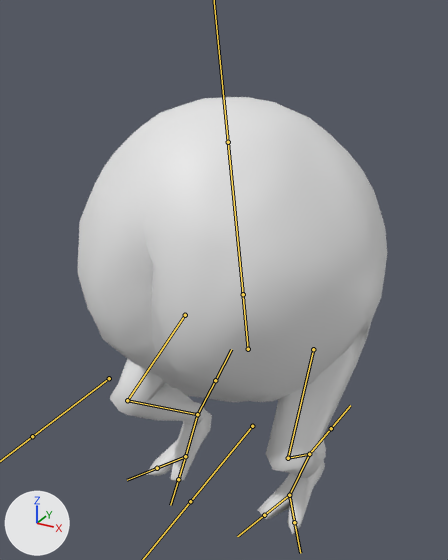
The FBX model Assets/Models/Player.fbx: old version first, new version second.
Camera for both pictures: a camera (50 mm lens) standing at (1.11, -2.23, 2.12) and looking at (-0.04, -0.13, 1.07). Arrows for +X, +Y and +Z are at lower left; the lights stay in place. Both versions are drawn at frame 1 of the action 'Armature|Jump_standing'; the numbers are the values there. The bones that bend it are drawn over the model as lines.

Names of what the first picture shows: 'Skin'.
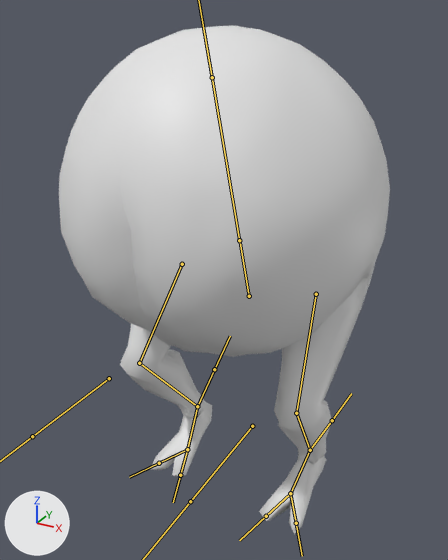
The change, as a list of edits to the scene's bpy script:
```text
Change bone_hips:
    where bone_hips = bpy.data.objects['Armature'].pose.bones['Hips']
    bone_hips.location: (-0.003, -0.384, 0.012) -> (-0.007, -0.11, 0.003)
    bone_hips.rotation_quaternion: (0.995, 0.095, -0.004, -0.001) -> (0.988, 0.155, -0.003, -0.001)  # degrees (11, 0, 0) -> degrees (18, 0, 0)
Change bone_upper_leg_l:
    where bone_upper_leg_l = bpy.data.objects['Armature'].pose.bones['Upper Leg.L']  # child of 'Hips'
    bone_upper_leg_l.rotation_quaternion: (0.85, -0.081, -0.006, 0.521) -> (0.909, -0.054, -0.01, 0.412)  # degrees (-8, 4, 63) -> degrees (-6, 2, 49)
Change bone_lower_leg_l:
    where bone_lower_leg_l = bpy.data.objects['Armature'].pose.bones['Lower Leg.L']  # child of 'Upper Leg.L'
    bone_lower_leg_l.rotation_quaternion: (0.628, 0.768, 0.0, 0.126) -> (0.843, 0.53, 0.0, 0.087)  # degrees (101, -11, 9) -> degrees (64, -5, 8)
Change bone_foot_l:
    where bone_foot_l = bpy.data.objects['Armature'].pose.bones['Foot.L']  # child of 'Lower Leg.L'
    bone_foot_l.rotation_quaternion: (0.906, 0.414, 0.085, -0.007) -> (0.972, 0.228, 0.061, -0.02)  # degrees (49, 9, 3) -> degrees (26, 7, -1)
Change bone_upper_leg_r:
    where bone_upper_leg_r = bpy.data.objects['Armature'].pose.bones['Upper Leg.R']  # child of 'Hips'
    bone_upper_leg_r.rotation_quaternion: (0.845, 0.064, -0.003, 0.531) -> (0.896, 0.047, 0.0, 0.442)  # degrees (6, -4, 64) -> degrees (5, -2, 52)
Change bone_lower_leg_r:
    where bone_lower_leg_r = bpy.data.objects['Armature'].pose.bones['Lower Leg.R']  # child of 'Upper Leg.R'
    bone_lower_leg_r.rotation_quaternion: (0.62, 0.774, 0.0, -0.127) -> (0.813, 0.574, 0.0, -0.094)  # degrees (102, 11, -9) -> degrees (70, 6, -9)
Change bone_foot_r:
    where bone_foot_r = bpy.data.objects['Armature'].pose.bones['Foot.R']  # child of 'Lower Leg.R'
    bone_foot_r.rotation_quaternion: (0.962, 0.262, -0.077, -0.028) -> (0.993, 0.097, -0.06, -0.002)  # degrees (31, -8, -6) -> degrees (11, -7, -1)
Change bone_leg_ik_l:
    where bone_leg_ik_l = bpy.data.objects['Armature'].pose.bones['Leg IK.L']
    bone_leg_ik_l.location: (0.0, 0.0, 0.08) -> (0.0, -0.001, 0.101)
    bone_leg_ik_l.rotation_quaternion: (1.0, 0.0, 0.0, 0.0) -> (0.998, 0.062, 0.006, 0.0)  # degrees (0, 0, 0) -> degrees (7, 1, 0)
Change bone_leg_ik_r:
    where bone_leg_ik_r = bpy.data.objects['Armature'].pose.bones['Leg IK.R']
    bone_leg_ik_r.location: (0.0, -0.001, 0.09) -> (0.0, -0.001, 0.139)
    bone_leg_ik_r.rotation_quaternion: (0.987, 0.158, -0.015, 0.0) -> (0.977, 0.212, -0.02, 0.001)  # degrees (18, -2, 0) -> degrees (25, -2, 0)
```

Boxes [x1, y1, x2, y2] around the edits, measured in the pictures (448 x 560 px):
'Skin', posed (7% wider, 16% taller)
    before: [78, 97, 387, 534]
    after: [59, 25, 390, 534]
bone 'Hips', root to tip
    before: (248, 349) to (242, 291)
    after: (249, 296) to (239, 236)
bone 'Upper Leg.L', root to tip
    before: (313, 349) to (288, 458)
    after: (316, 294) to (296, 413)
bone 'Lower Leg.L', root to tip
    before: (288, 458) to (309, 454)
    after: (296, 413) to (310, 450)
bone 'Foot.L', root to tip
    before: (309, 454) to (289, 495)
    after: (310, 450) to (290, 493)
bone 'Upper Leg.R', root to tip
    before: (185, 315) to (127, 400)
    after: (182, 264) to (139, 363)
bone 'Lower Leg.R', root to tip
    before: (127, 400) to (197, 414)
    after: (139, 363) to (197, 406)
bone 'Foot.R', root to tip
    before: (197, 414) to (185, 456)
    after: (197, 406) to (187, 449)
bone 'Leg IK.L', root to tip
    before: (309, 454) to (331, 428)
    after: (310, 450) to (332, 420)
bone 'Leg IK.R', root to tip
    before: (197, 414) to (215, 380)
    after: (197, 406) to (214, 369)
